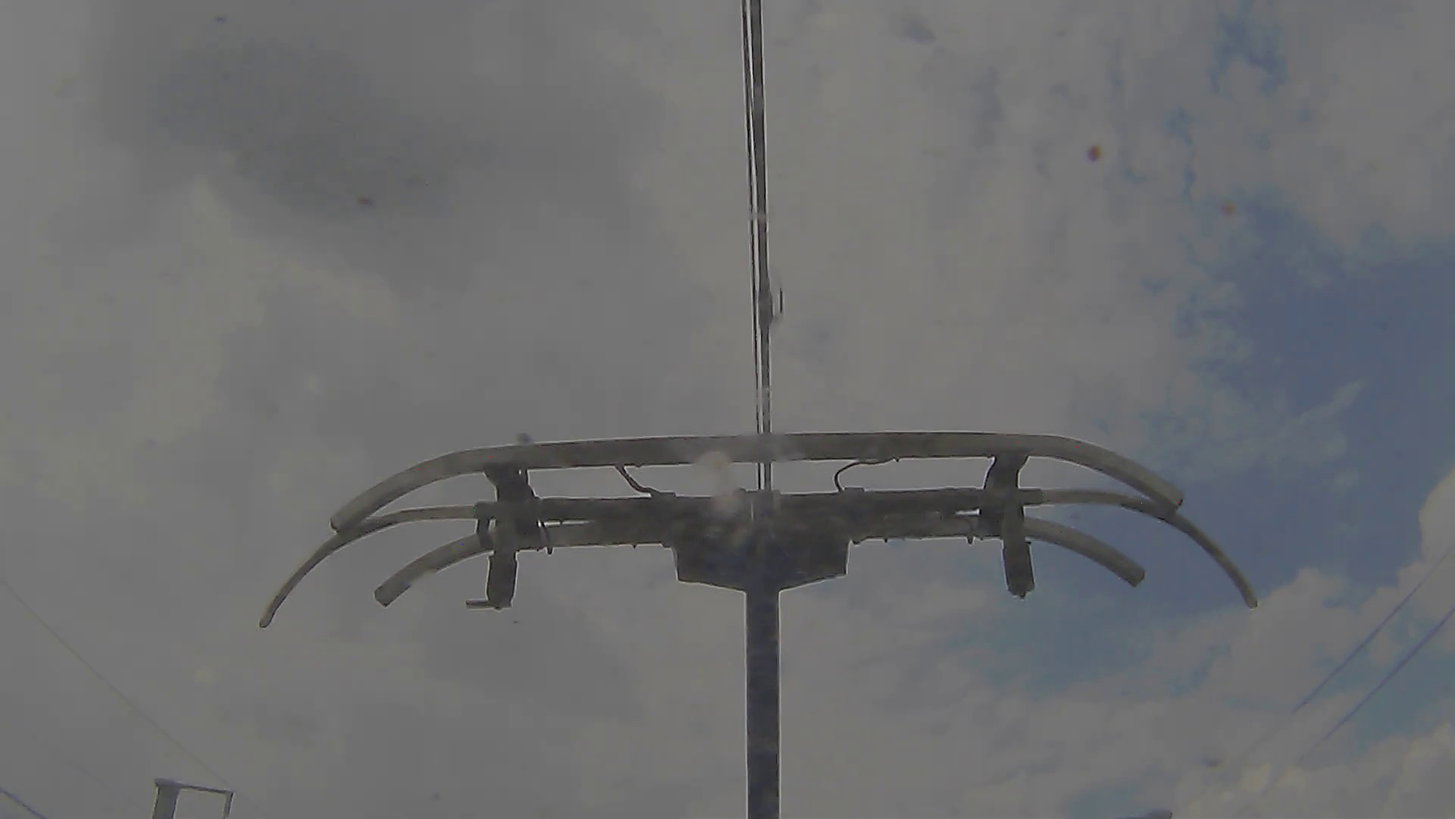
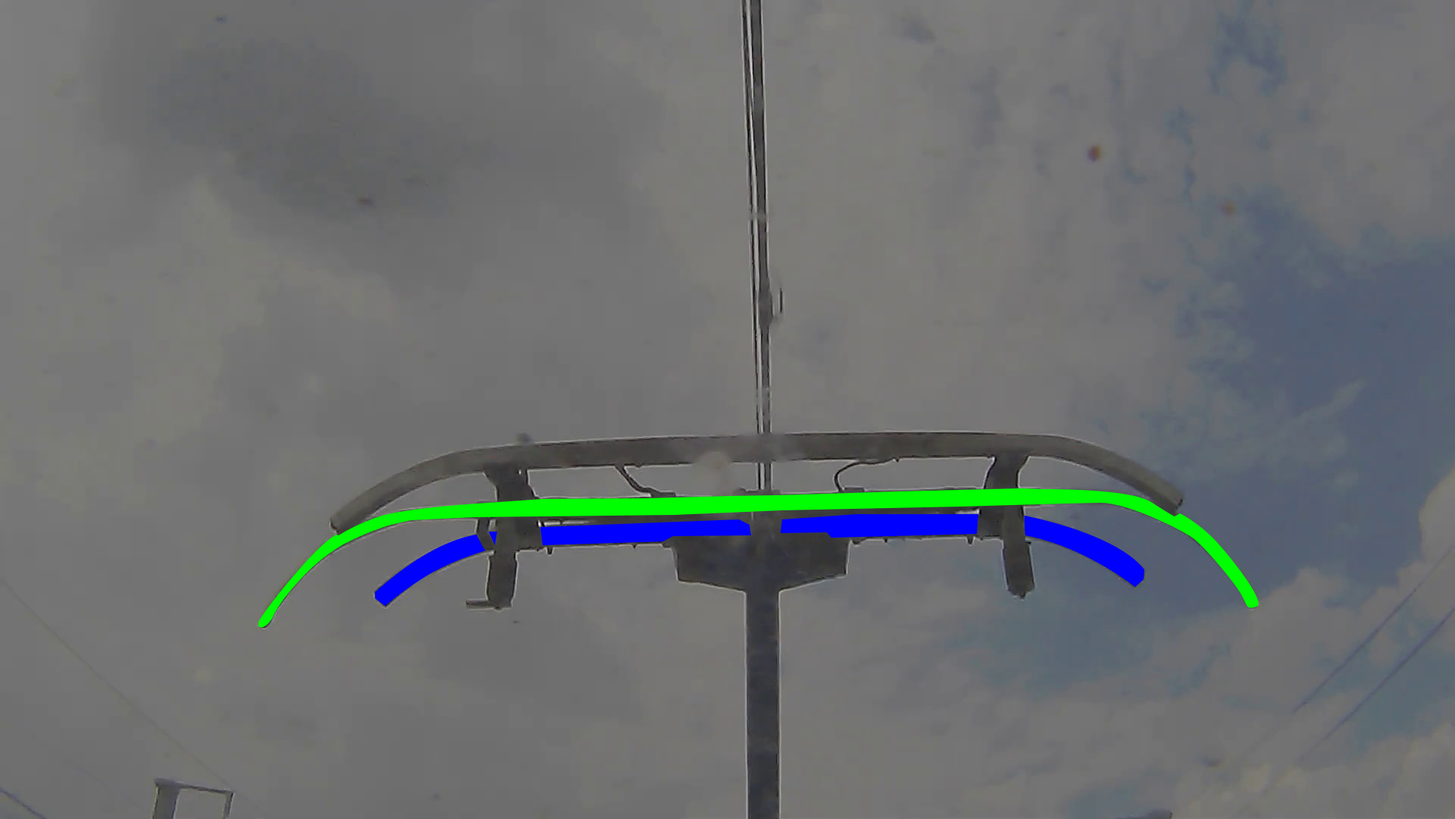
Layer changes from the first (1455, 819) image to the second:
showed "mask" (2nd of 3, in "middle_bar") over [258, 488, 1260, 628]
showed "mask" (3rd of 3, in "rear_bar") over [375, 513, 1145, 606]
